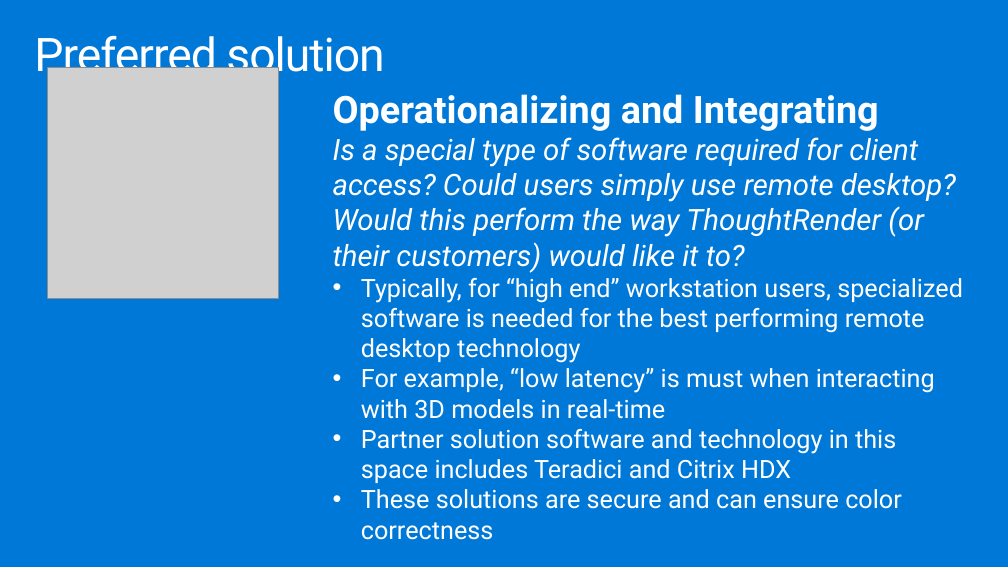
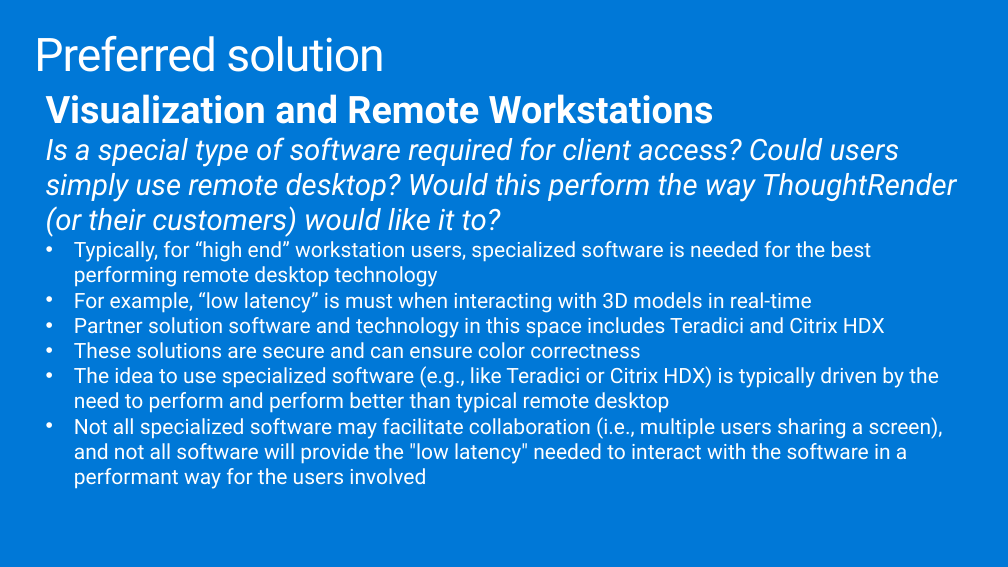
Before and after one commit to givenscj/MCW-High-Performance-Computing, a slide deck: slide 27 of Whiteboard design session/WDS trainer presentation - Big Compute.pptx (slide 23 before the commit). Drawn at 1008x567 pixels with LibreOffice and Linux fonts; fonts in the diff are those of the drawing; grey boxes stand for pictures. Boxes give left, top, right and bottom in pixels: in the first picture for what was removed or moved away, otherwise in the second. Text is boxed around its words. In the diff, an @@ line names an element or a change of style, - is before the commit and + after.

```diff
--- a/Whiteboard design session/WDS trainer presentation - Big Compute.pptx
+++ b/Whiteboard design session/WDS trainer presentation - Big Compute.pptx
@@ text "Visualization and Remote Workstations": place and size @@
-text "Visualization and Remote Workstations" at [333, 94, 963, 540]
+text "Visualization and Remote Workstations" at [46, 94, 957, 489]
@@ picture removed at [47, 67, 278, 299] @@
@@ text at [46, 94, 714, 124]: text changed @@
-Operationalizing and Integrating
+Visualization and Remote Workstations
@@ text at [74, 241, 885, 359]: size 24 to 20 pt in "Typically, for “high end” workstation users, specialized ...", "For example, “low latency” is must when ...", "Partner solution software and technology in this ...", "These solutions are secure and can ensure ..." @@
@@ text at [74, 366, 943, 489]: paragraphs added @@
+• The idea to use specialized software (e.g., like Teradici or Citrix HDX) is typically driven by the need to perform and perform better than typical remote desktop
+• Not all specialized software may facilitate collaboration (i.e., multiple users sharing a screen), and not all software will provide the "low latency" needed to interact with the software in a performant way for the users involved
```
Also in this commit, not shown: 1 other slide changed, 4 slides added.
